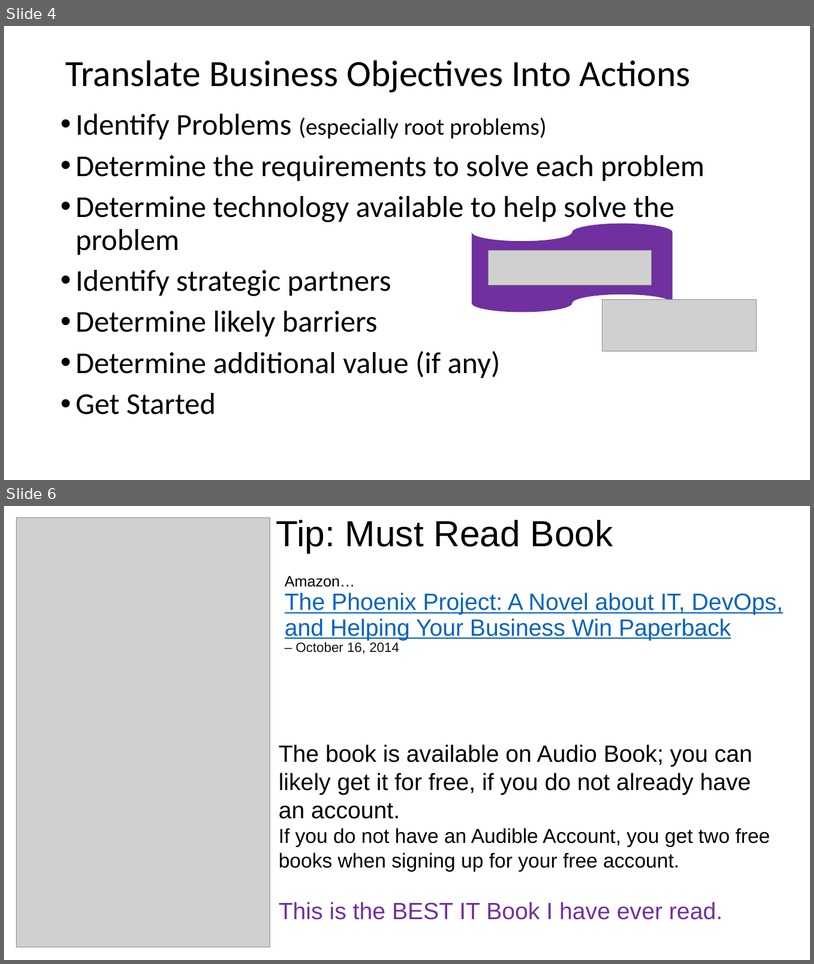
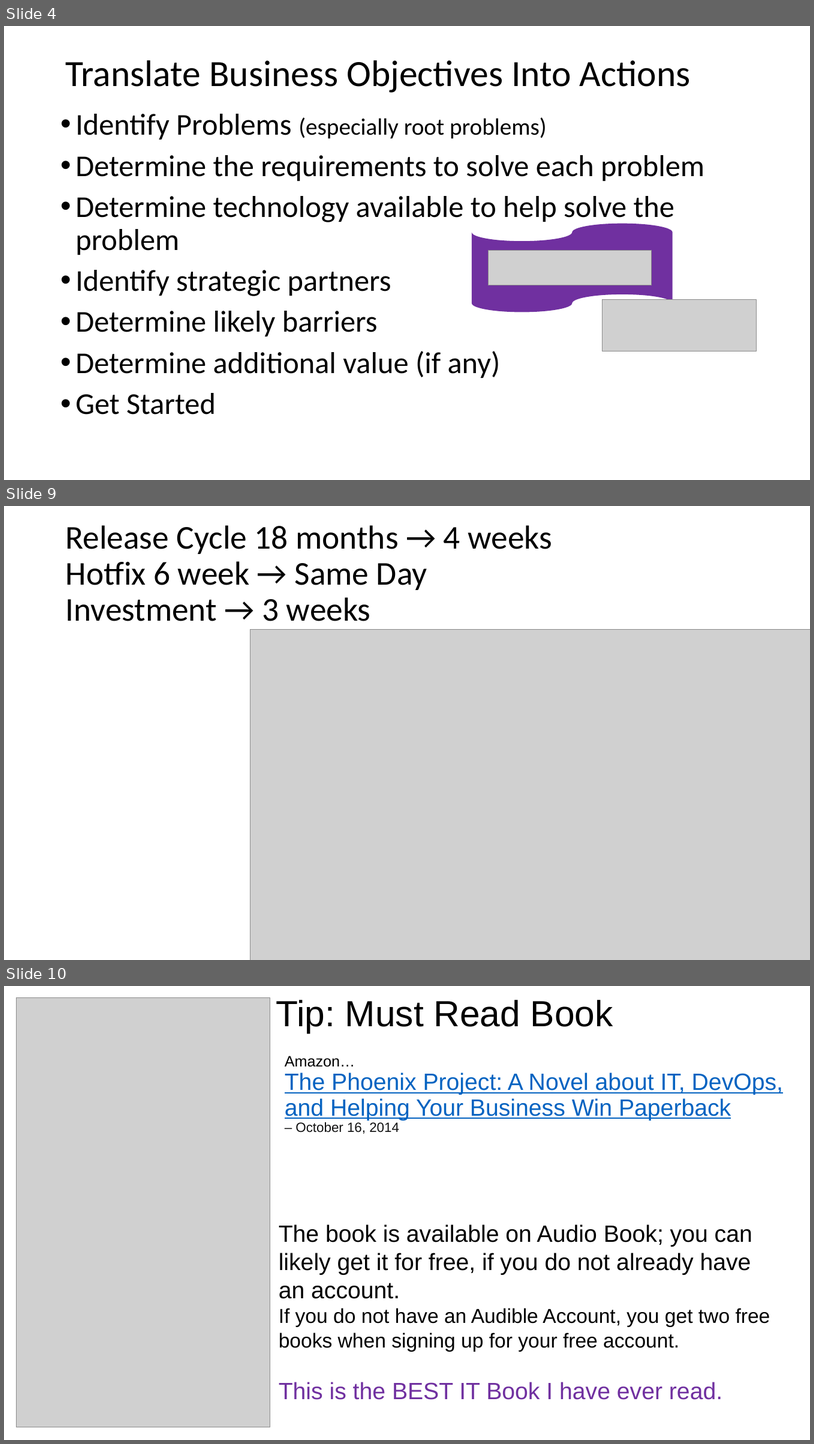
Before and after one commit to guruskill/70-534, a slide deck: Events/2017-06-13-NYC/Presentations/70-534-DevOps-and-NextSteps.pptx. Shown one above the other, each under a label of ours: slides 4 and 6 before the commit, slides 4, 9 and 10 after it; the slides between them are not shown. The pictures are 814x964 and 814x1444 pixels, drawn with LibreOffice and Linux fonts; fonts in the diff are those of the drawing; grey boxes stand for pictures. Boxes give left, top, right and bottom in pixels: in the first picture for what was removed or moved away, otherwise in the second. Text is boxed around its words. In the diff, an @@ line names an element or a change of style, - is before the commit and + after.

```diff
--- a/Events/2017-06-13-NYC/Presentations/70-534-DevOps-and-NextSteps.pptx
+++ b/Events/2017-06-13-NYC/Presentations/70-534-DevOps-and-NextSteps.pptx
@@ slide 9 added at (x1=4, y1=506, x2=810, y2=960), background #FFFFFF @@
@@ title added at (x1=65, y1=525, x2=553, y2=621), 39.6 pt, text #000000 @@
+Release Cycle 18 months → 4 weeks
+Hotfix 6 week → Same Day
+Investment → 3 weeks
@@ picture added at (x1=251, y1=629, x2=810, y2=960) @@
@@ what was slide 6 is now slide 10 @@
```
Also in this commit, not shown: 1 slide changed, 6 other slides added, 1 slide removed, 37 other files.
